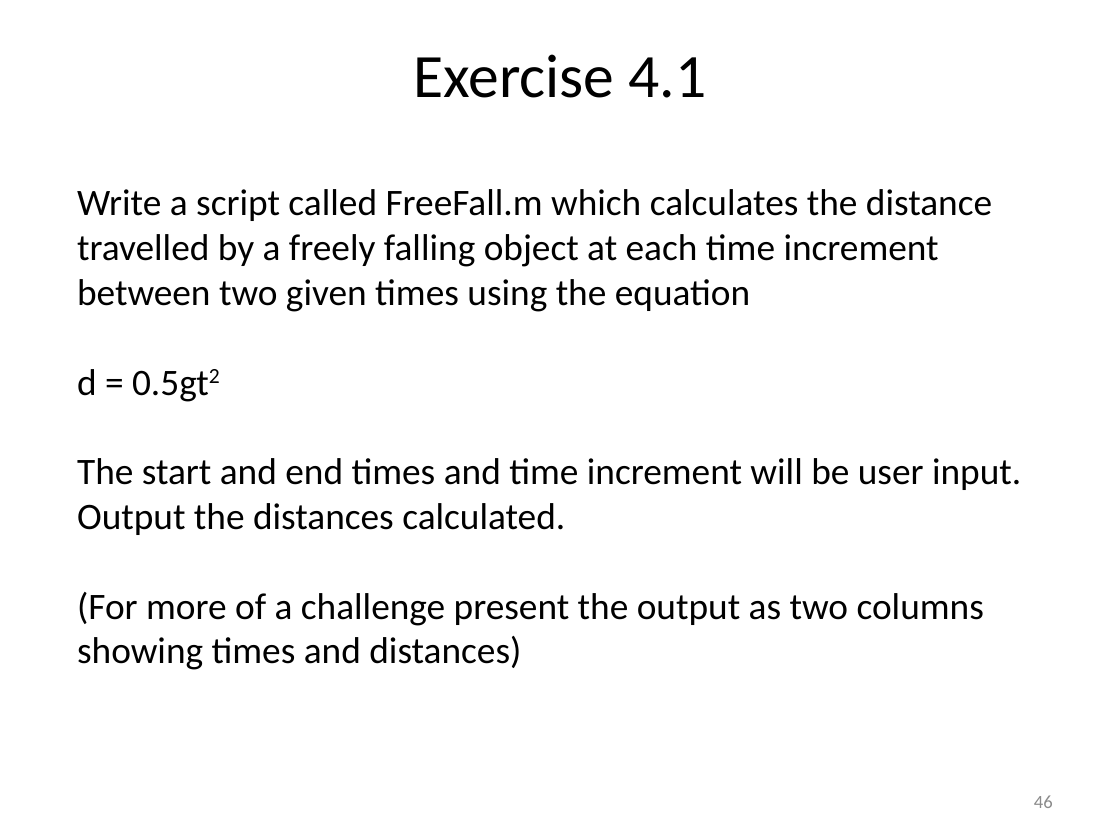
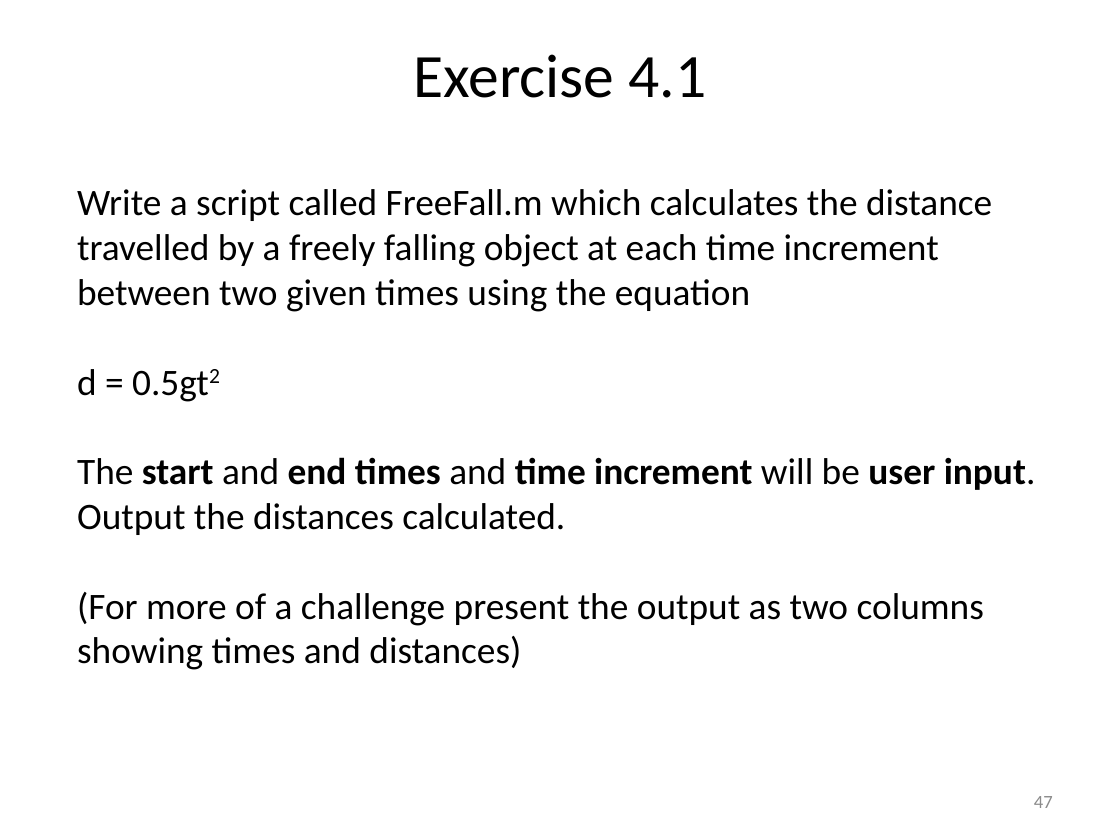
Before and after one commit to louisepb/MatlabBasicCourse, a slide deck: slide 47 of Introduction to MATLAB for Engineers.pptx (slide 46 before the commit). Drawn at 1120x840 pixels with LibreOffice and Linux fonts; fonts in the diff are those of the drawing. Boxes give left, top, right and bottom in pixels: in the first picture for what was removed or moved away, otherwise in the second. Text is boxed around its words. In the diff, an @@ line names an element or a change of style, - is before the commit and + after.

```diff
--- a/Introduction to MATLAB for Engineers.pptx
+++ b/Introduction to MATLAB for Engineers.pptx
@@ text at [77, 457, 1036, 490]: bold on in "start end times time increment user input." @@
@@ page number at [1034, 796, 1053, 808]: text changed @@
-46
+47
```
Also in this commit, not shown: 1 other slide changed, 1 slide added.
